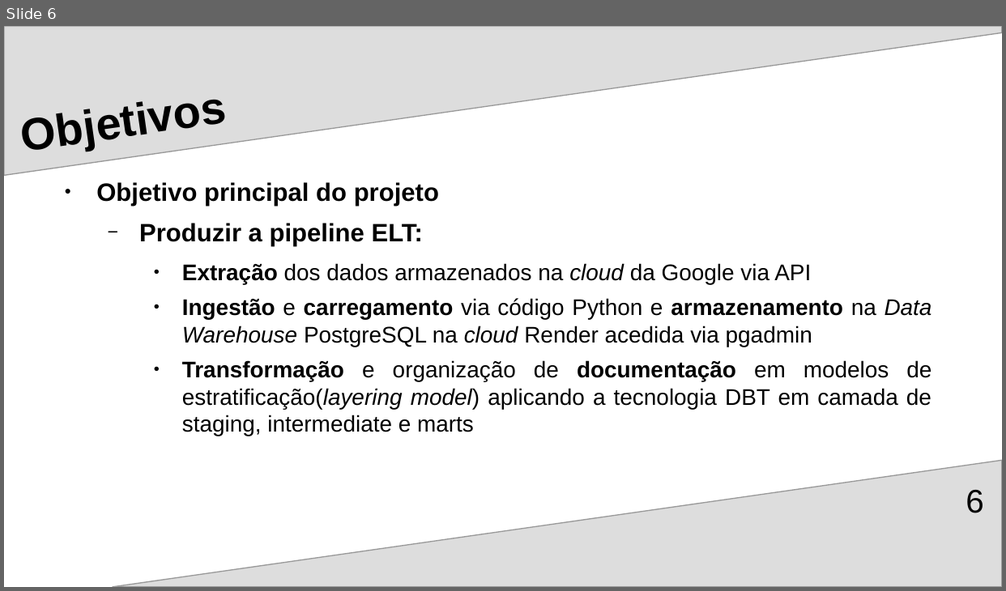
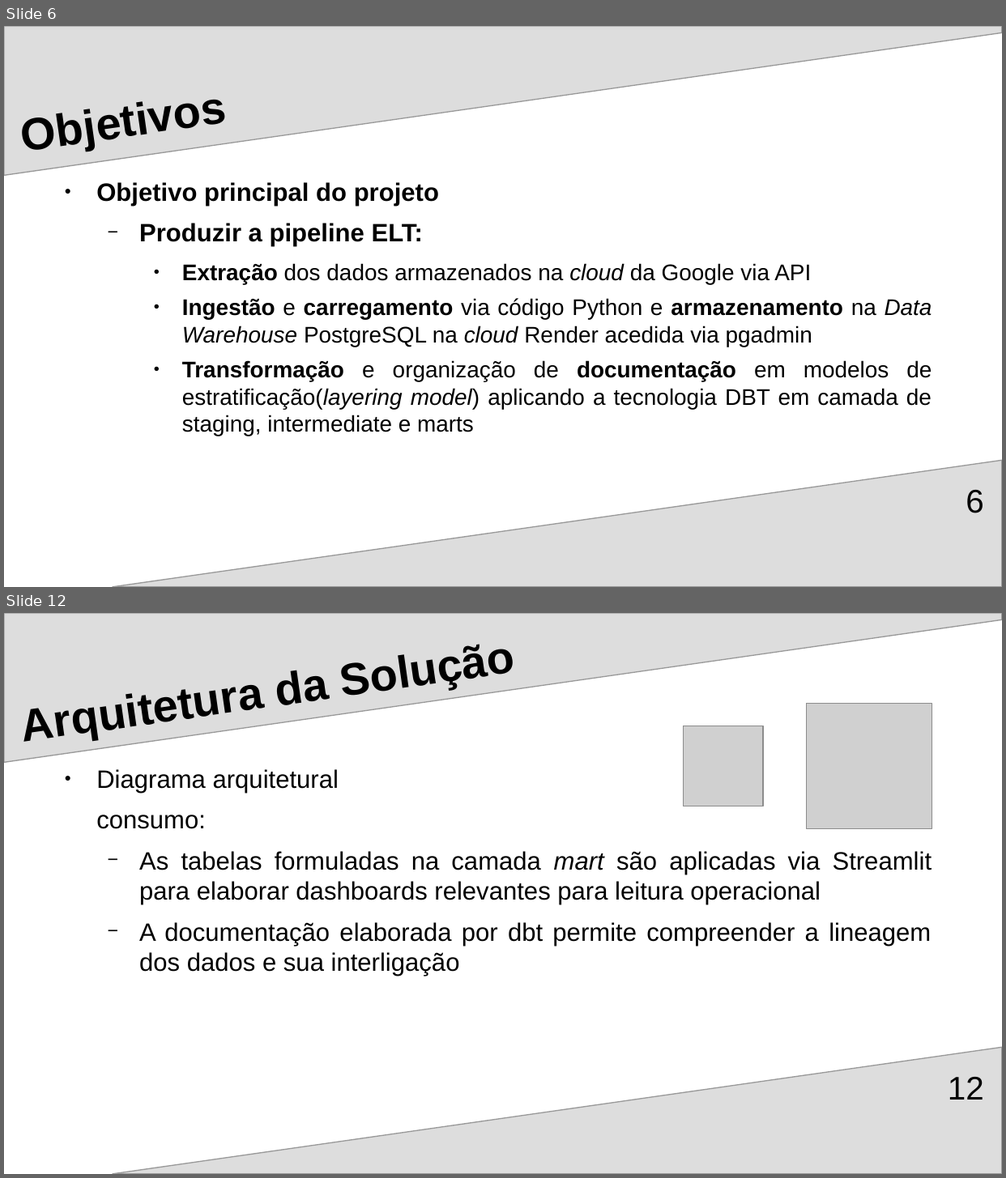
Before and after one commit to Ricardo-Santo/EDIT_DE_Applied_Project, a slide deck: RegTech/docs/DE_Project_Presentation_2025.odp. Shown one above the other, each under a label of ours: slide 6 before the commit, slides 6 and 12 after it; the slides between them are not shown. The pictures are 1006x591 and 1006x1178 pixels, drawn with LibreOffice and Linux fonts; fonts in the diff are those of the drawing; grey boxes stand for pictures. Boxes give left, top, right and bottom in pixels: in the first picture for what was removed or moved away, otherwise in the second. Text is boxed around its words. In the diff, an @@ line names an element or a change of style, - is before the commit and + after.

```diff
--- a/RegTech/docs/DE_Project_Presentation_2025.odp
+++ b/RegTech/docs/DE_Project_Presentation_2025.odp
@@ slide 12 added at box(4, 613, 1002, 1174), background #FFFFFF; not listed: 2 template elements that a slide beside it also shows @@
@@ title added at box(15, 613, 910, 770), 36 pt, text #000000, bold @@
+Arquitetura da Solução
@@ picture added at box(807, 704, 932, 829) @@
@@ picture added at box(683, 726, 764, 807) @@
@@ text added at box(96, 769, 932, 976), 20 pt, text #000000 @@
+● Diagrama arquitetural
+consumo:
+  − As tabelas formuladas na camada mart são aplicadas via Streamlit para elaborar dashboards relevantes para leitura operacional
+  − A documentação elaborada por dbt permite compreender a lineagem dos dados e sua interligação
@@ page number added at box(948, 1077, 984, 1100), 26 pt, text #000000 @@
+12
```
Also in this commit, not shown: 5 slides changed, 7 other slides added, 2 slides removed, 2 other files.
